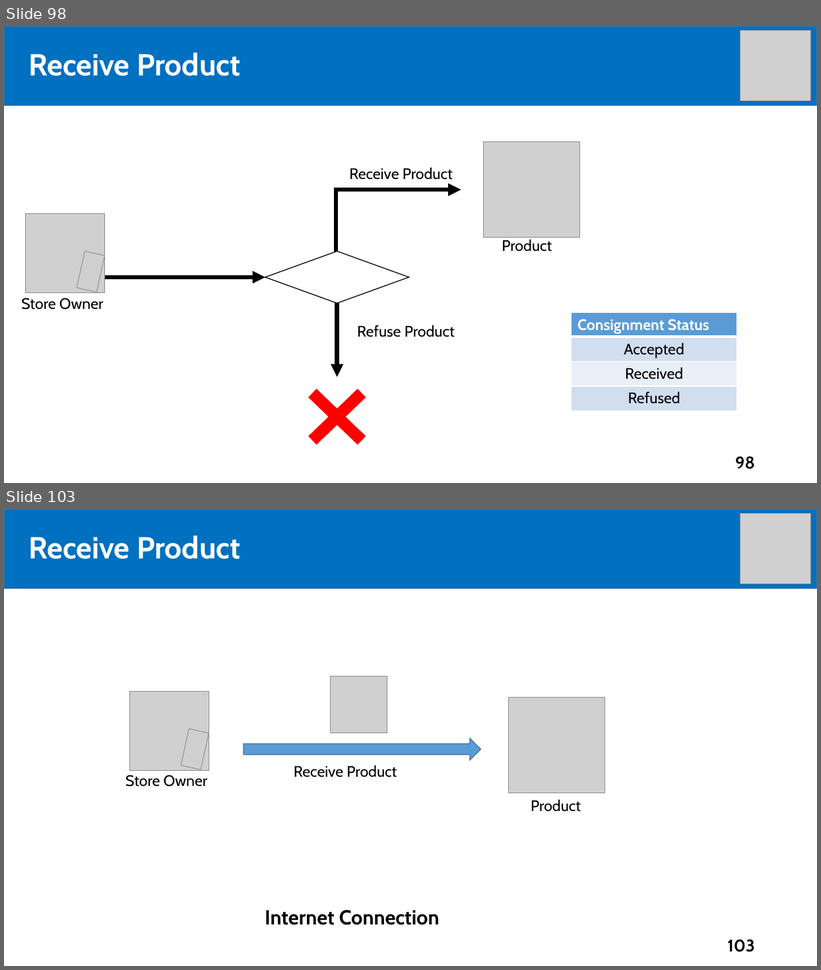
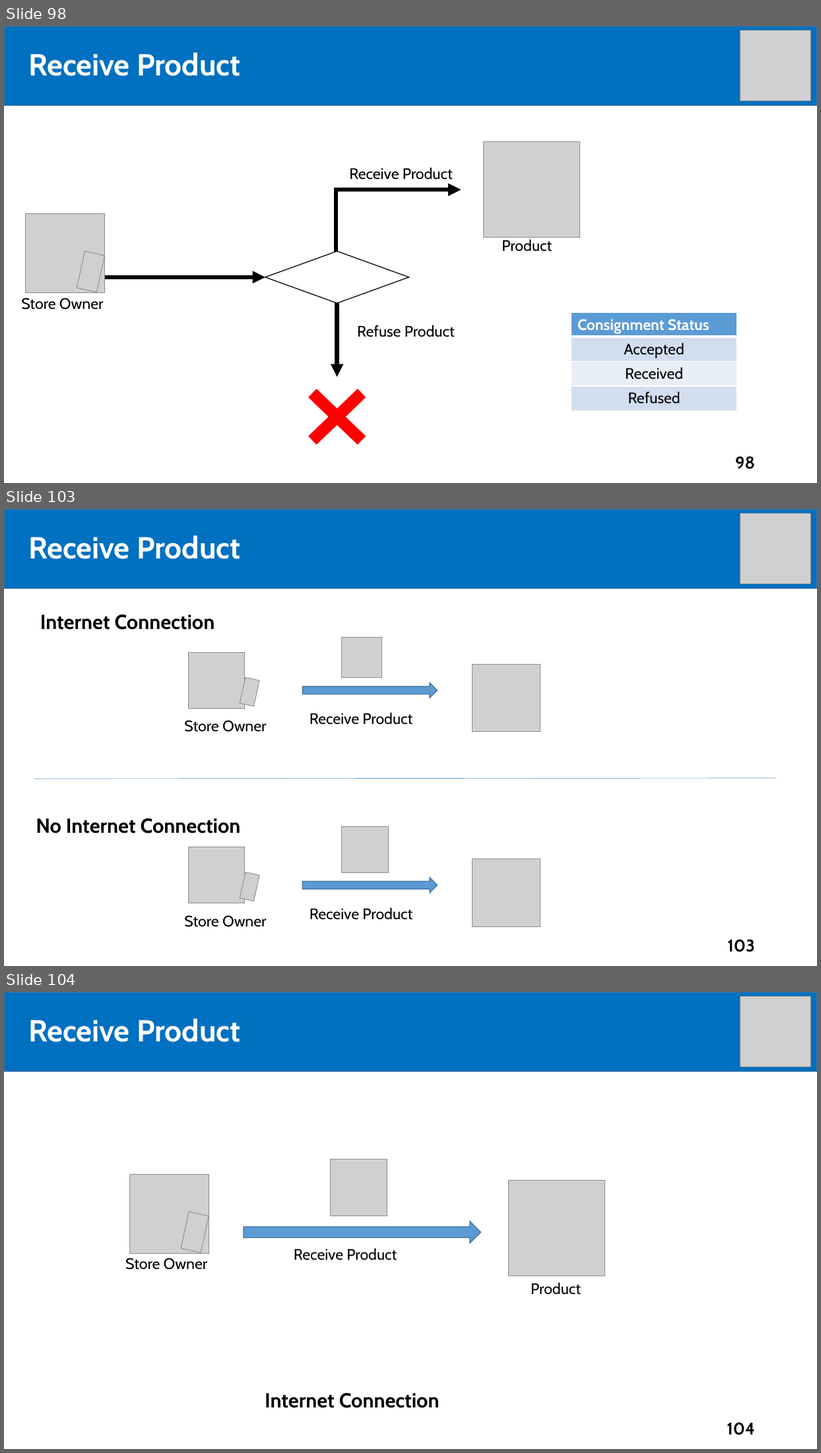
Before and after one commit to tiendan3108/CP, a slide deck: Source/Presentation/PreFinalPresentation.pptx. Shown one above the other, each under a label of ours: slides 98 and 103 before the commit, slides 98, 103 and 104 after it; the slides between them are not shown. The pictures are 821x970 and 821x1453 pixels, drawn with LibreOffice and Linux fonts; fonts in the diff are those of the drawing; grey boxes stand for pictures. Boxes give left, top, right and bottom in pixels: in the first picture for what was removed or moved away, otherwise in the second. Text is boxed around its words. In the diff, an @@ line names an element or a change of style, - is before the commit and + after.

```diff
--- a/Source/Presentation/PreFinalPresentation.pptx
+++ b/Source/Presentation/PreFinalPresentation.pptx
@@ slide 103 added at <box>4,509,817,966</box>, background #FFFFFF @@
@@ rectangle added at <box>4,509,817,588</box>, fill #0070C0, outline #43739E 1 pt @@
@@ picture added at <box>741,513,811,584</box> @@
@@ text added at <box>28,535,240,559</box>, 36 pt, text #FFFFFF, bold @@
+Receive Product
@@ title added at <box>50,542,170,559</box>, 44 pt, text #FFFFFF, bold @@
+Outline
@@ text added at <box>40,615,215,630</box>, 24 pt, text #000000, bold @@
+Internet Connection
@@ picture added at <box>342,638,382,678</box> @@
@@ picture added at <box>188,652,244,708</box> @@
@@ picture added at <box>473,665,540,732</box> @@
@@ picture added at <box>240,677,260,706</box> @@
@@ right arrow added at <box>302,683,437,698</box>, fill #5B9BD5, outline #43739E 1 pt @@
@@ text added at <box>184,720,267,732</box>, 18 pt, text #000000 @@
+Store Owner
@@ text added at <box>310,712,413,725</box>, 18 pt, text #000000 @@
+Receive Product
@@ line added from (34, 779) to (776, 779), #5B9BD5 0.5 pt @@
@@ text added at <box>36,819,241,834</box>, 24 pt, text #000000, bold @@
+No Internet Connection
@@ picture added at <box>342,827,388,873</box> @@
@@ picture added at <box>188,848,244,904</box> @@
@@ picture added at <box>473,859,540,927</box> @@
@@ picture added at <box>240,873,260,901</box> @@
@@ right arrow added at <box>302,878,437,893</box>, fill #5B9BD5, outline #43739E 1 pt @@
@@ text added at <box>184,916,267,927</box>, 18 pt, text #000000 @@
+Store Owner
@@ text added at <box>310,908,413,920</box>, 18 pt, text #000000 @@
+Receive Product
@@ page number added at <box>727,939,754,953</box>, 20 pt, text #000000, bold @@
+103
@@ what was slide 103 is now slide 104 @@
@@ page number at <box>727,1422,755,1436</box>: text changed @@
-103
+104
```
Also in this commit, not shown: 10 slides changed.
